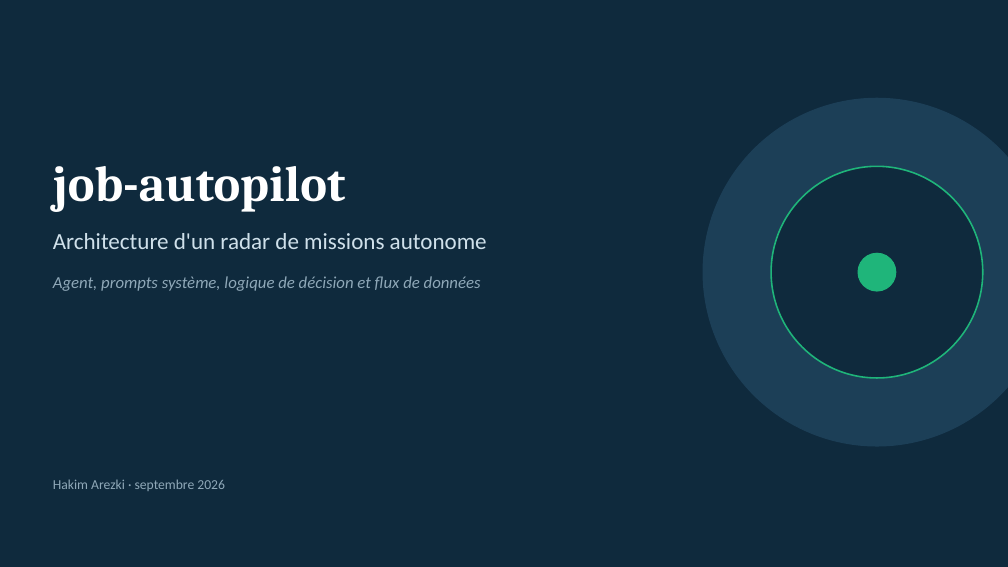
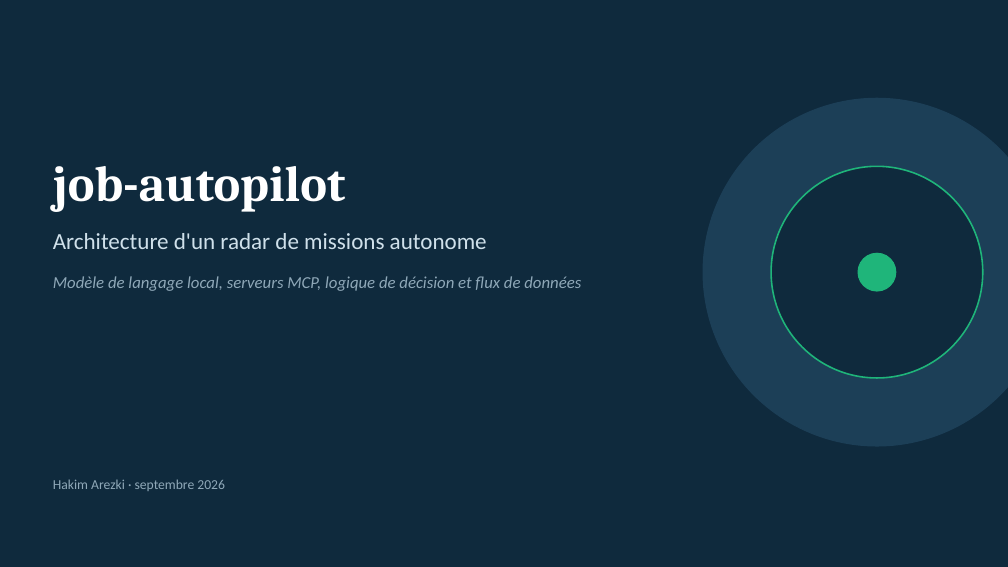
Before and after one commit to BEVTRADE/job-autopilot, a slide deck: slide 1 of docs/job-autopilot-architecture.pptx. Drawn at 1008x567 pixels with LibreOffice and Linux fonts; fonts in the diff are those of the drawing. Boxes give left, top, right and bottom in pixels: in the first picture for what was removed or moved away, otherwise in the second. Text is boxed around its words. In the diff, an @@ line names an element or a change of style, - is before the commit and + after.

```diff
--- a/docs/job-autopilot-architecture.pptx
+++ b/docs/job-autopilot-architecture.pptx
@@ text at (53, 276, 581, 291): text changed @@
-Agent, prompts système, logique de décision et flux de données
+Modèle de langage local, serveurs MCP, logique de décision et flux de données
```
Also in this commit, not shown: 7 other slides changed, 2 slides added.
